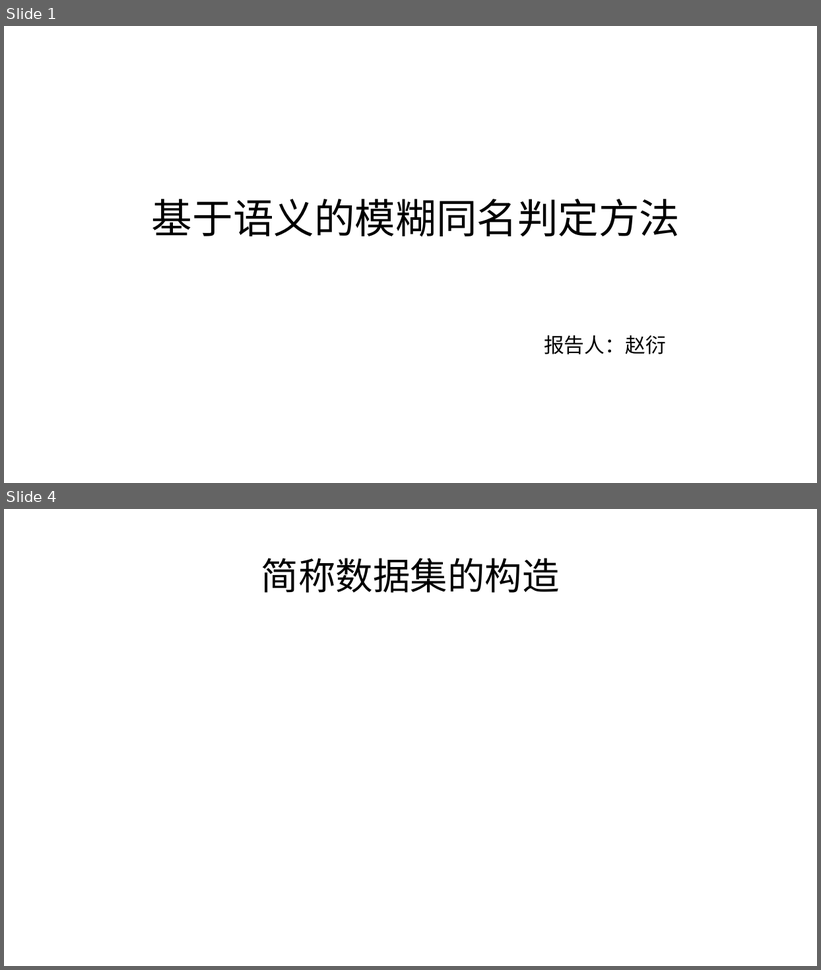
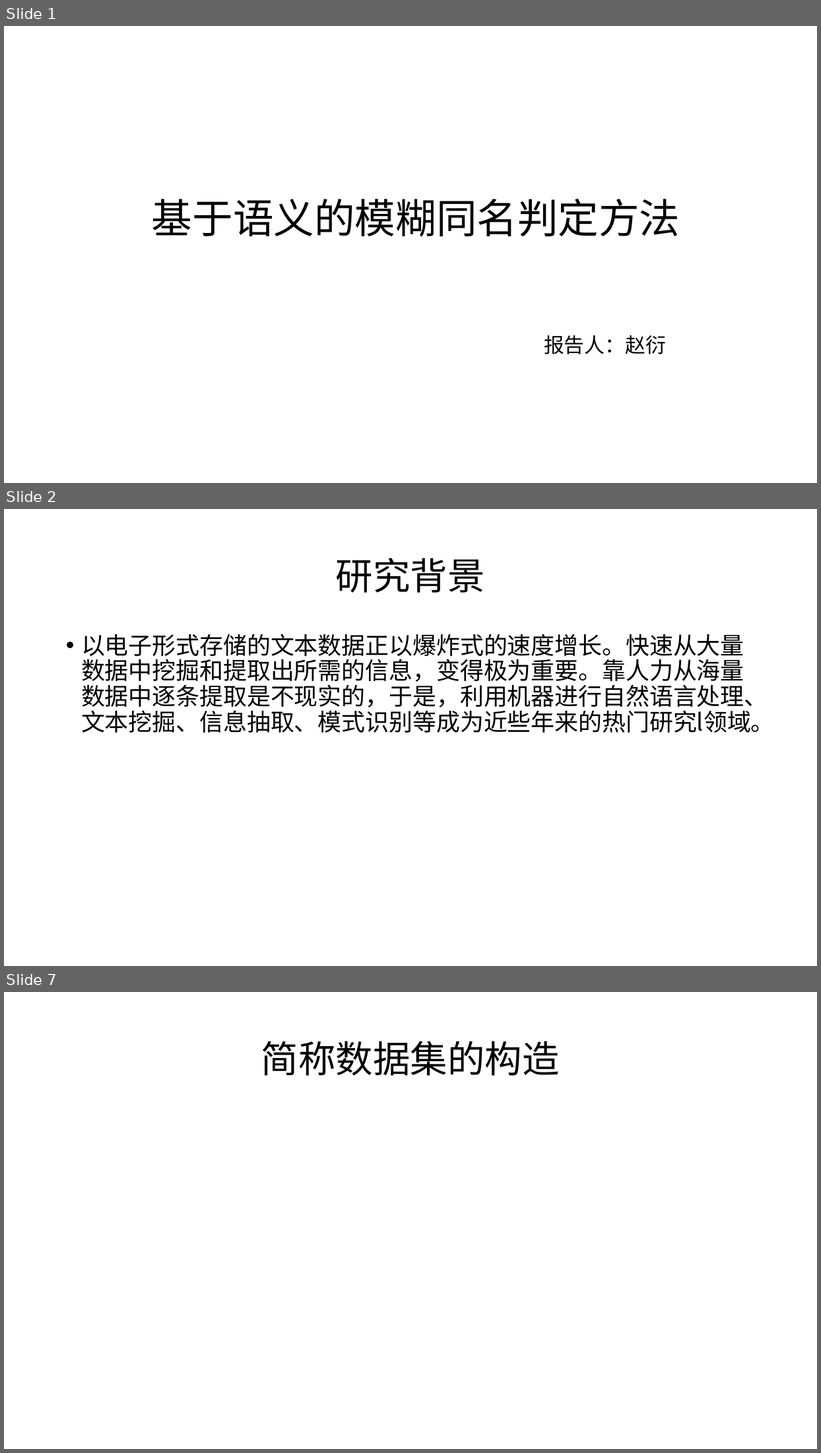
Before and after one commit to SupNewBeen/untitled, a slide deck: 基于语义的模糊同名判定方法.pptx. Shown one above the other, each under a label of ours: slides 1 and 4 before the commit, slides 1, 2 and 7 after it; the slides between them are not shown. The pictures are 821x970 and 821x1453 pixels, drawn with LibreOffice and Linux fonts; fonts in the diff are those of the drawing. Boxes give left, top, right and bottom in pixels: in the first picture for what was removed or moved away, otherwise in the second. Text is boxed around its words. In the diff, an @@ line names an element or a change of style, - is before the commit and + after.

```diff
--- a/基于语义的模糊同名判定方法.pptx
+++ b/基于语义的模糊同名判定方法.pptx
@@ slide 2 added at box(4, 509, 817, 966), background #FFFFFF @@
@@ title added at box(336, 558, 485, 593), 44 pt, text #000000 @@
+研究背景
@@ text added at box(81, 634, 775, 733), 28 pt, text #000000 @@
+• 以电子形式存储的文本数据正以爆炸式的速度增长。快速从大量数据中挖掘和提取出所需的信息，变得极为重要。靠人力从海量数据中逐条提取是不现实的，于是，利用机器进行自然语言处理、文本挖掘、信息抽取、模式识别等成为近些年来的热门研究l领域。
@@ what was slide 4 is now slide 7 @@
```
Also in this commit, not shown: 1 slide changed, 5 other slides added, 2 slides removed.
